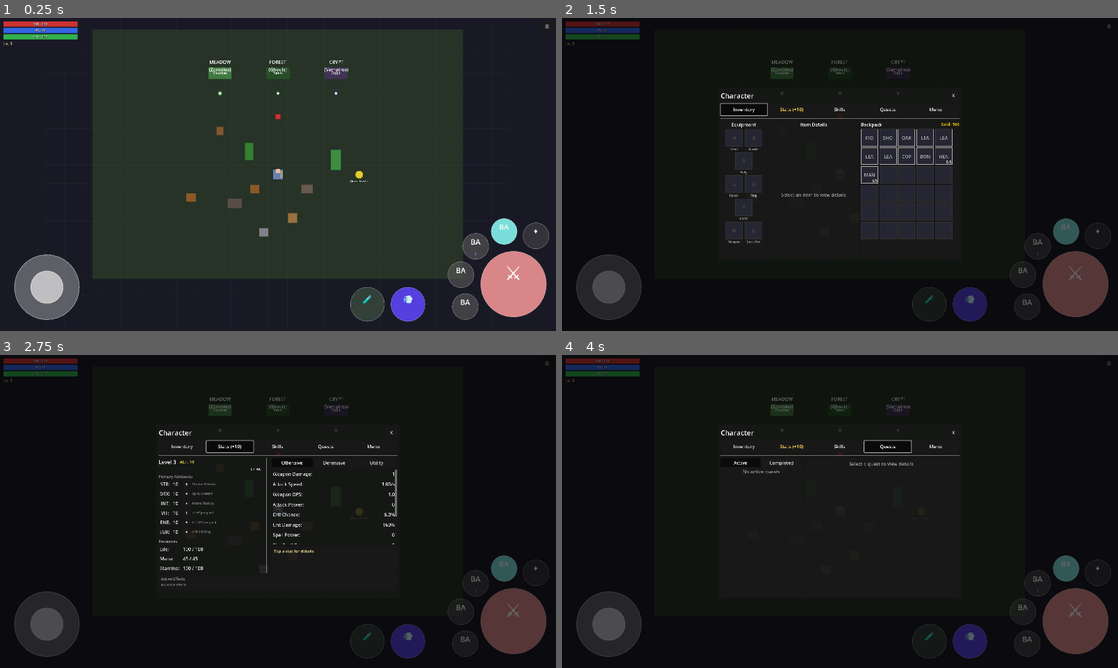
Above: before the commit, frames 1-4 (two rows, left to right).
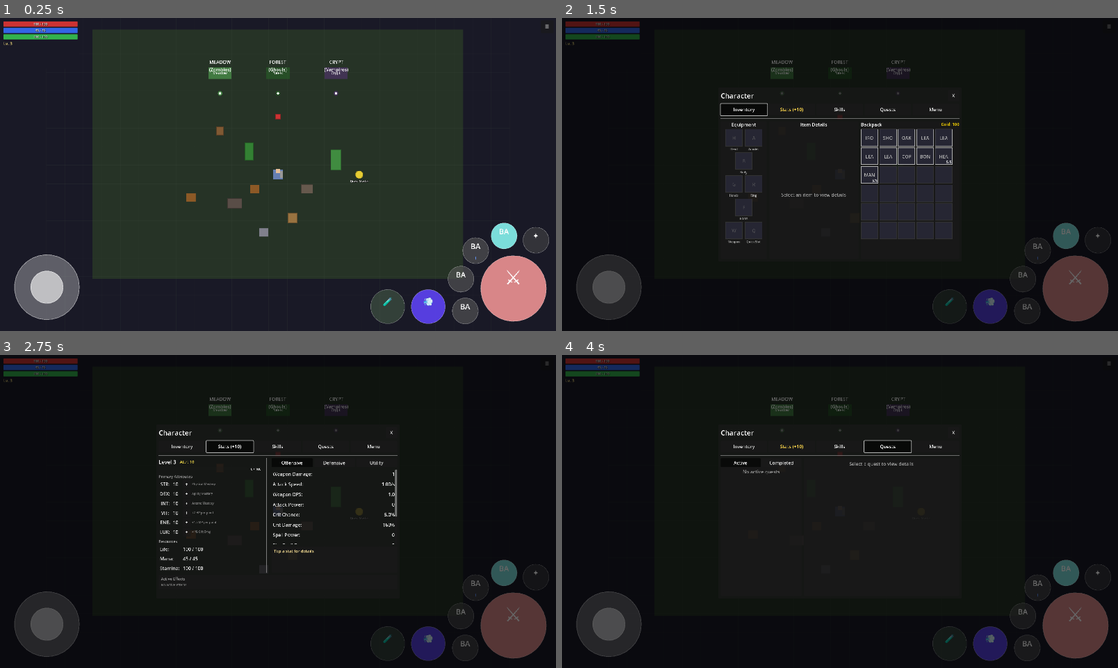
Above: after the commit, the same moments.

Repository: MatousHruska/MobileTestia
Game: Godot game, scene res://scenes/world/test_zone.tscn
Same seed, same stepped clock (60 frames per second), same inputs: the game is played once before the commit and once after it.
Inputs:
- Up to frame 1 (0.25 s): no input
- Up to frame 2 (1.5 s): click "☰" at 0.5 s; click "Inventory" at 1.25 s
- Up to frame 3 (2.75 s): click "Stats (+10)" at 2 s
- Up to frame 4 (4 s): click "Skills" at 2.75 s; click "Quests" at 3.5 s

The runs differ from the first frame. In frame 1, 2.8% of the frame differs, in the area x 63-99%, y 64-98%; in frame 2, 1.6%; in frame 3, 1.6%; in frame 4, 1.6%.

Commit message:
Balance Combat HUD spacing: consistent edge margins
- Same margin (24px scaled) from right AND bottom edges
- Secondary Controls closer to Primary: -210px (was -260px)
- Better balance on both small and wide screens

Diff:
--- a/scripts/ui/combat/combat_hud.gd
+++ b/scripts/ui/combat/combat_hud.gd
@@ -425,12 +425,11 @@
 	quick_slot_button.set_radius(scaled_quick_slot_radius)
 
 	# Calculate attack button position
-	# X: Fixed pixel offset from right edge (with comfortable margin)
-	# Y: Percentage-based for vertical positioning
-	var right_margin := 24.0 * scale_factor  # Comfortable margin from right edge
+	# Use fixed pixel margins from edges (same margin on right and bottom)
+	var edge_margin := 24.0 * scale_factor  # Consistent margin from edges
 	var attack_pos := Vector2(
-		screen_size.x - right_margin - scaled_attack_radius,
-		screen_size.y - (config.attack_offset_pct.y * screen_size.y)
+		screen_size.x - edge_margin - scaled_attack_radius,
+		screen_size.y - edge_margin - scaled_attack_radius
 	)
 	attack_button.position = attack_pos - Vector2(scaled_attack_radius, scaled_attack_radius)
 
@@ -460,7 +459,7 @@
 
 	# Position dodge button - relative to attack button, left and below
 	# Base offset from attack center (in base 720p pixels, then scaled)
-	var dodge_offset := Vector2(-260.0, 50.0) * scale_factor  # Further left, clear of Primary Controls
+	var dodge_offset := Vector2(-210.0, 45.0) * scale_factor  # Left of Primary Controls
 	var dodge_pos := attack_pos + dodge_offset
 	# Keep on screen
 	dodge_pos.y = min(dodge_pos.y, screen_size.y - scaled_dodge_radius - min_gap)
